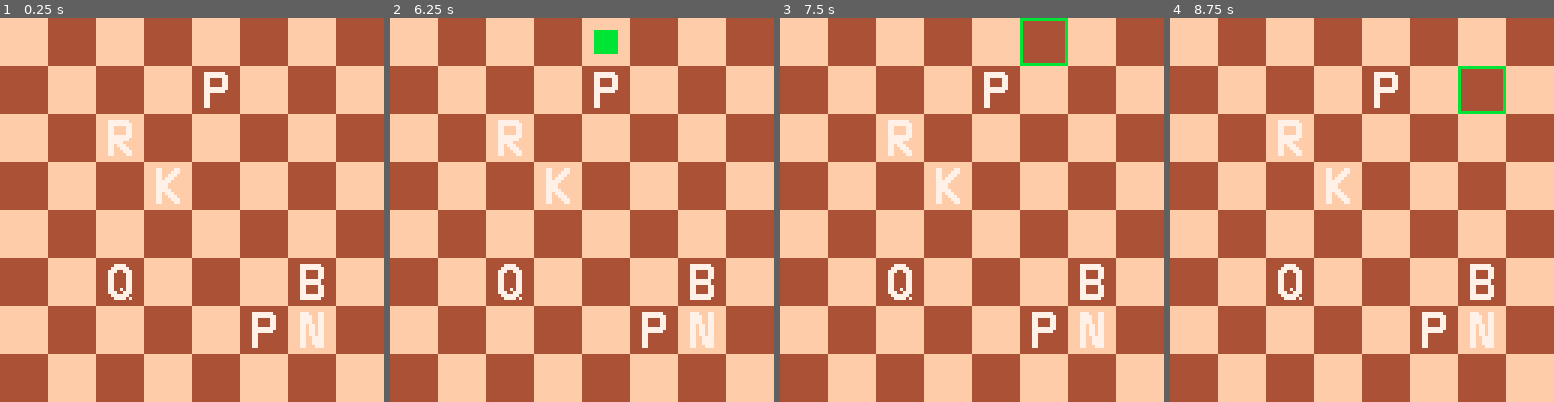
Above: before the commit, frames 1-4 (left to right).
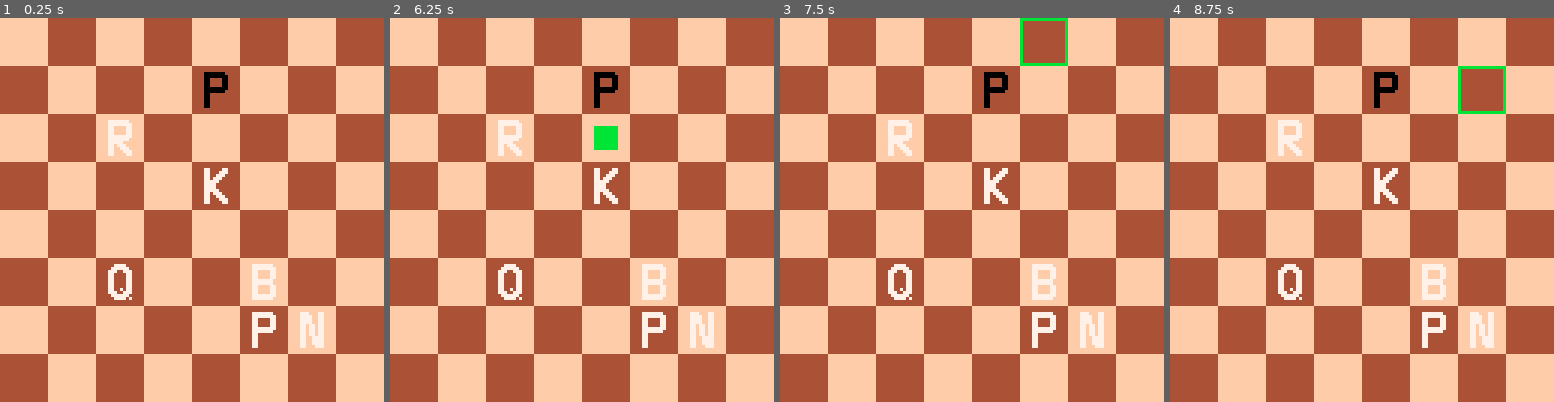
Above: after the commit, the same moments.

Repository: GrayFennec/p8chess
Game: PICO-8 cartridge chess.p8
The game is run twice, just before and just after one commit, with the same random seed, the same clock (stepped at 60 frames per second) and the same inputs.
Inputs:
- Up to frame 1 (0.25 s): no input
- Up to frame 2 (6.25 s): hold Right 1.6-2.1 s; hold Up 2.15-2.42 s; hold Right 2.47-3.03 s; hold Left 3.08-3.58 s; hold Down 3.63-3.97 s; hold Right 4.02-4.68 s; hold Up 4.73-5.03 s; hold Left 5.08-5.68 s; hold Down 5.73-6.03 s; hold Right from 6.08 s (still down)
- Up to frame 3 (7.5 s): release Right at 6.58 s; hold Right 6.63-7.13 s; hold Up 7.18-7.45 s
- Up to frame 4 (8.75 s): hold Right 7.5-8.07 s; hold Left 8.12-8.62 s; hold Down from 8.67 s (still down)

The runs differ from the first frame. In frame 1, 1.8% of the frame differs, in the area x 40-85%, y 14-74%; in frame 2, 2.6%, in the area x 40-85%, y 3-74%; in frame 3, 1.8%; in frame 4, 1.8%.

Commit message:
Added get_pnum() and val_cord(). Simplified pawn move calculations and made them adhere to rules of not moving onto friendly or foes.

Diff:
--- a/chess.p8
+++ b/chess.p8
@@ -22,10 +22,10 @@
 	--init board to 8x8
 	init_board(brdw,brdh)
 	new_knight(7,7,1)
-	new_king(4,4,1)
+	new_king(4,5,1)
 	new_pawn(7,6,1)
-	new_pawn(2,5,1)
-	new_bishop(6,7,1)
+	new_pawn(2,5,2)
+	new_bishop(6,6,1)
 	new_rook(3,3,1)
 	new_queen(6,3,1)
 end
@@ -58,10 +58,14 @@
 	gb[r][c] = #pl
 end
 
+function val_cord(r,c)
+	return r > 0 and c > 0 and r <= brdh and c <= brdw
+end
+
 --gets pnum of square
 --it square empty, pnum is 0
 function get_pnum(r,c)
-	if gb[r][c] != -1 then
+	if val_cord(r,c) and gb[r][c] != -1 then
 	 return pl[gb[r][c]].pnum
 	else
 	 return 0
@@ -75,19 +79,31 @@
 	pawn.legmov = function(this)
 	 moves = {}
 	 --calculate one row foward
-		if p == 1 then
+	 local f = p == 1 and -1 or 1
+	 if get_pnum(r+f,c) == 0 then
+	  add(moves,{r+f,c})
+	  if r-f == 1 or r-f == brdh then
+	   f*=2
+	   if get_pnum(r+f,c) == 0 then
+	  	 add(moves,{r+f,c})
+	   end
+	  end
+	 end
+	 --[[
+		if p == 1 and get_pnum(r-1,c) == -1then
 			add(moves,{r-1,c})
 			--double move for white
-			if r == brdh - 1	then
+			if r == brdh - 1	and get_pnum(r-2,c) == -1 then
 				add(moves,{r-2, c})
 			end
-		else
+		elseif p ==2 and get_pnum(r+1,c) == -1
 			add(moves,{r+1,c})
 			--double move for black
 			if r == 2	then
 				add(moves,{4, c})
 			end
 		end
+		]]
 		return moves
 	end
 	add_piece(pawn,r,c)
